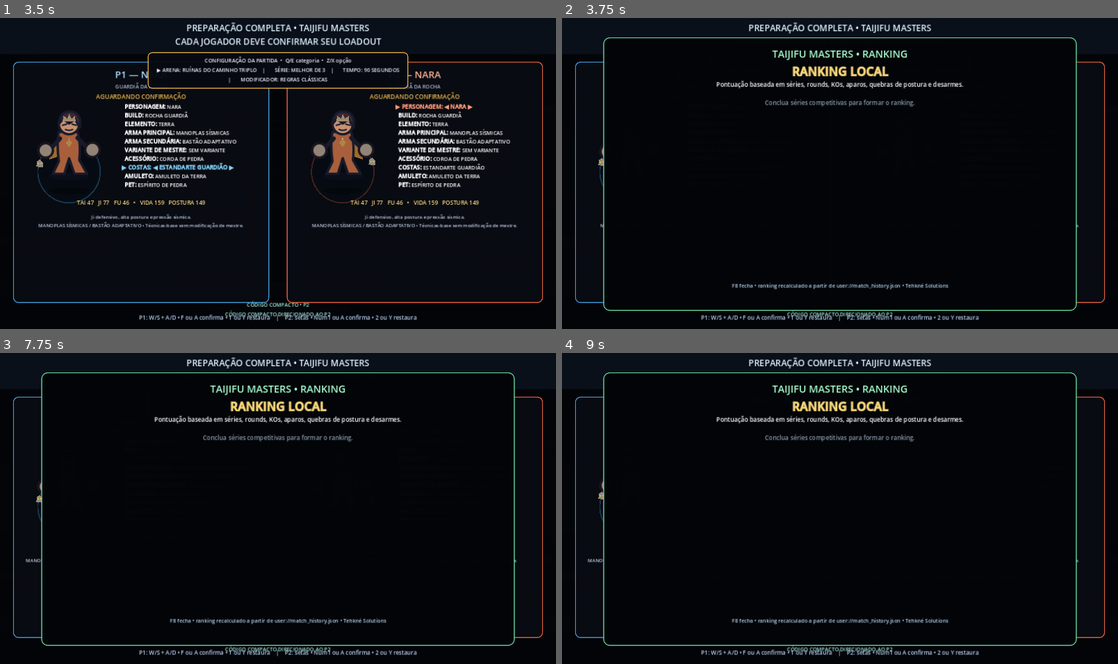
Above: before the commit, frames 1-4 (two rows, left to right).
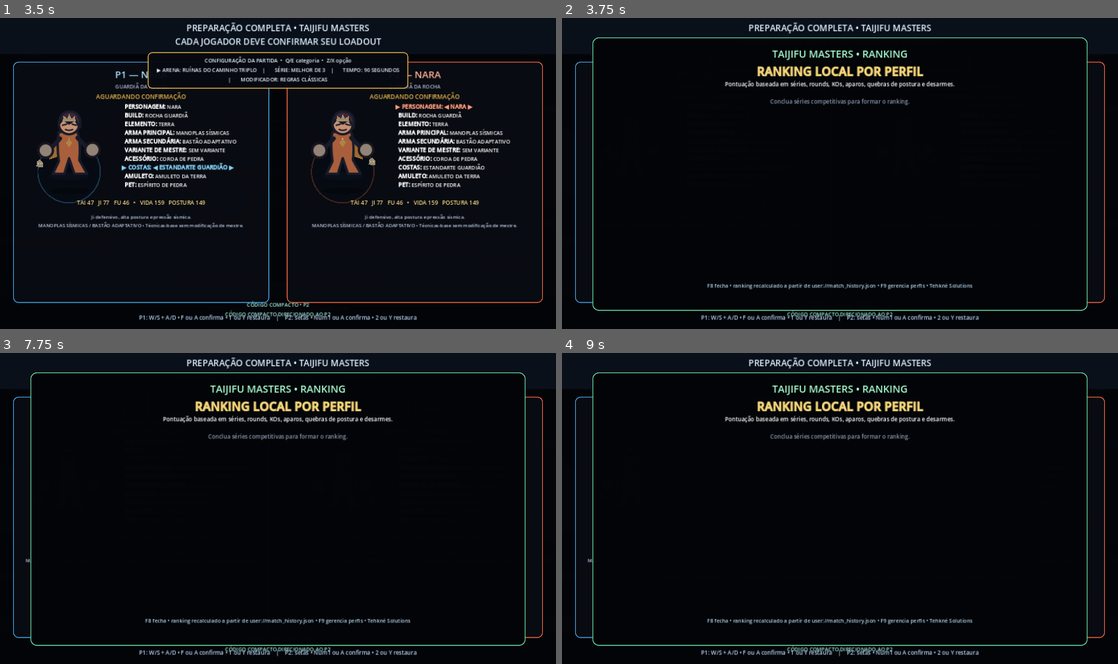
Above: after the commit, the same moments.

Repository: Tehkne-Solutions/taijifu-masters
Game: Godot game, scene res://scenes/main.tscn
Same seed, same stepped clock (60 frames per second), same inputs: the game is played once before the commit and once after it.
Inputs (mouse positions are in pixels of both pictures, inside the frame that each line leads up to):
- Up to frame 1 (3.5 s): tap Enter (history_replay) at 0.5 s; move the mouse to (400, 157) at 0.52 s; hold D (p1_right) 0.53-2.03 s; tap K (clear_variant_comparison) at 0.6 s; click (400, 157) at 0.67 s; tap W (p1_jump) at 0.77, 1.52, 3.02 s; move the mouse to (166, 189) at 1.27 s; tap F7 (cycle_bot_personality) at 1.35 s; move the mouse to (333, 105) at 2.02 s; hold A (p1_left) 2.03-2.78 s; tap ] (dojo_next_slot) at 2.1 s; move the mouse to (250, 235) at 2.77 s; hold D (p1_right) from 2.78 s (still down); tap [ (dojo_previous_slot) at 2.85 s; click (250, 235) at 2.92 s
- Up to frame 2 (3.75 s): keep holding D (p1_right); move the mouse to (1006, 220) at 3.52 s; tap F8 (dojo_toggle) at 3.6 s
- Up to frame 3 (7.75 s): tap W (p1_jump) at 3.77, 4.52, 6.02, 6.77, 7.52 s; tap Backspace (history_reset_filters) at 4.25 s; move the mouse to (111, 461) at 4.27 s; release D (p1_right) at 4.28 s; hold A (p1_left) 4.28-5.03 s; tap L (dojo_toggle_loop) at 4.35 s; move the mouse to (305, 508) at 5.02 s; hold D (p1_right) 5.03-5.78 s; tap B (history_favorite) at 5.1 s; click (305, 508) at 5.17 s; tap Delete (preset_delete) at 5.75 s; move the mouse to (194, 430) at 5.77 s; hold A (p1_left) 5.78-7.28 s; tap Tab (history_next_filter) at 5.85 s; tap N (preset_rename) at 6.5 s; move the mouse to (400, 492) at 6.52 s; tap Page Down (history_next_record) at 6.6 s; move the mouse to (166, 524) at 7.27 s; hold D (p1_right) from 7.28 s (still down); tap Y (history_next_value) at 7.35 s; click (166, 524) at 7.42 s
- Up to frame 4 (9 s): keep holding D (p1_right); tap F2 (preset_toggle) at 8 s; move the mouse to (895, 440) at 8.02 s; tap Page Up (history_prev_record) at 8.1 s; move the mouse to (812, 570) at 8.77 s; tap H (history_prev_value) at 8.85 s

Frame 1 is identical in both runs. In frame 2, 2.9% of the frame differs, in the area x 5-95%, y 6-95%; in frame 3, 2.9%; in frame 4, 2.9%.

Commit message:
feat(ranking): classificar por perfil de jogador

Diff:
--- a/scripts/runtime/local_ranking_runtime.gd
+++ b/scripts/runtime/local_ranking_runtime.gd
@@ -49,8 +49,14 @@
 				continue
 			var player: Dictionary = players[index]
 			var character_id := StringName(player.get("character_id", &"unknown"))
-			var entry: Dictionary = table.get(character_id, _empty_entry(character_id, player))
+			var profile_id := String(player.get("profile_id", ""))
+			if profile_id == "":
+				profile_id = "legacy_%s" % String(character_id)
+			var entry: Dictionary = table.get(profile_id, _empty_entry(profile_id, player))
 			entry["series"] = int(entry.get("series", 0)) + 1
+			var character_counts: Dictionary = entry.get("character_counts", {})
+			character_counts[String(character_id)] = int(character_counts.get(String(character_id), 0)) + 1
+			entry["character_counts"] = character_counts
 			if winner_index == index + 1:
 				entry["wins"] = int(entry.get("wins", 0)) + 1
 			else:
@@ -70,7 +76,7 @@
 				entry["parries"] = int(entry.get("parries", 0)) + int(player_totals.get("parries", 0))
 				entry["posture_breaks"] = int(entry.get("posture_breaks", 0)) + int(player_totals.get("posture_breaks", 0))
 				entry["disarms"] = int(entry.get("disarms", 0)) + int(player_totals.get("disarms", 0))
-			table[character_id] = entry
+			table[profile_id] = entry
 	var result: Array[Dictionary] = []
 	for value in table.values():
 		if value is Dictionary:
@@ -78,6 +84,7 @@
 			var series := maxi(1, int(entry.get("series", 0)))
 			entry["win_rate"] = float(entry.get("wins", 0)) / float(series)
 			entry["rating"] = _rating(entry)
+			entry["main_character_id"] = _main_character(entry.get("character_counts", {}) as Dictionary)
 			result.append(entry)
 	result.sort_custom(func(a: Dictionary, b: Dictionary) -> bool:
 		var rating_a := float(a.get("rating", 0.0))
@@ -93,22 +100,24 @@
 func build_report() -> String:
 	var entries := ranking_entries()
 	var lines: Array[String] = []
-	lines.append("[center][color=#f4d477][font_size=27][b]RANKING LOCAL[/b][/font_size][/color][/center]")
+	lines.append("[center][color=#f4d477][font_size=27][b]RANKING LOCAL POR PERFIL[/b][/font_size][/color][/center]")
 	lines.append("[center]Pontuação baseada em séries, rounds, KOs, aparos, quebras de postura e desarmes.[/center]\n")
 	if entries.is_empty():
 		lines.append("[center][color=#8b99ad]Conclua séries competitivas para formar o ranking.[/color][/center]")
 		return "\n".join(lines)
-	lines.append("[table=9][cell][b]#[/b][/cell][cell][b]LUTADOR[/b][/cell][cell][b]RATING[/b][/cell][cell][b]SÉRIES[/b][/cell][cell][b]V[/b][/cell][cell][b]%[/b][/cell][cell][b]ROUNDS[/b][/cell][cell][b]KO[/b][/cell][cell][b]TÉCNICA[/b][/cell]")
+	lines.append("[table=10][cell][b]#[/b][/cell][cell][b]PERFIL[/b][/cell][cell][b]PERSONAGEM[/b][/cell][cell][b]RATING[/b][/cell][cell][b]SÉRIES[/b][/cell][cell][b]V[/b][/cell][cell][b]%[/b][/cell][cell][b]ROUNDS[/b][/cell][cell][b]KO[/b][/cell][cell][b]TÉCNICA[/b][/cell]")
 	for entry in entries:
-		lines.append("[cell]%d[/cell][cell]%s[/cell][cell]%.0f[/cell][cell]%d[/cell][cell]%d[/cell][cell]%.0f%%[/cell][cell]%d/%d[/cell][cell]%d[/cell][cell]%dA • %dQP • %dD[/cell]" % [
-			int(entry.get("position", 0)), String(entry.get("character_name", "DESCONHECIDO")).to_upper(),
-			float(entry.get("rating", 1000.0)), int(entry.get("series", 0)), int(entry.get("wins", 0)),
-			float(entry.get("win_rate", 0.0)) * 100.0, int(entry.get("round_wins", 0)), int(entry.get("rounds", 0)),
-			int(entry.get("ko_wins", 0)), int(entry.get("parries", 0)), int(entry.get("posture_breaks", 0)), int(entry.get("disarms", 0))
+		var main_character := StringName(entry.get("main_character_id", &"unknown"))
+		lines.append("[cell]%d[/cell][cell]%s[/cell][cell]%s[/cell][cell]%.0f[/cell][cell]%d[/cell][cell]%d[/cell][cell]%.0f%%[/cell][cell]%d/%d[/cell][cell]%d[/cell][cell]%dA • %dQP • %dD[/cell]" % [
+			int(entry.get("position", 0)), String(entry.get("profile_name", "JOGADOR")).to_upper(),
+			CharacterVisualCatalog.display_name(main_character).to_upper(), float(entry.get("rating", 1000.0)),
+			int(entry.get("series", 0)), int(entry.get("wins", 0)), float(entry.get("win_rate", 0.0)) * 100.0,
+			int(entry.get("round_wins", 0)), int(entry.get("rounds", 0)), int(entry.get("ko_wins", 0)),
+			int(entry.get("parries", 0)), int(entry.get("posture_breaks", 0)), int(entry.get("disarms", 0))
 		])
 	lines.append("[/table]\n")
 	var leader: Dictionary = entries[0]
-	lines.append("[center][color=#70e0a0][b]LÍDER ATUAL: %s • %.0f pontos[/b][/color][/center]" % [String(leader.get("character_name", "")).to_upper(), float(leader.get("rating", 0.0))])
+	lines.append("[center][color=#70e0a0][b]LÍDER ATUAL: %s • %.0f pontos[/b][/color][/center]" % [String(leader.get("profile_name", "")).to_upper(), float(leader.get("rating", 0.0))])
 	return "\n".join(lines)
 
 func _rating(entry: Dictionary) -> float:
@@ -126,10 +135,10 @@
 		+ int(entry.get("posture_breaks", 0)) * 1.8 \
 		+ int(entry.get("disarms", 0)) * 2.5
 
-func _empty_entry(character_id: StringName, player: Dictionary) -> Dictionary:
+func _empty_entry(profile_id: String, player: Dictionary) -> Dictionary:
 	return {
-		"character_id": character_id,
-		"character_name": String(player.get("character_name", CharacterVisualCatalog.display_name(character_id))),
+		"profile_id": profile_id,
+		"profile_name": String(player.get("profile_name", player.get("character_name", "JOGADOR"))),
 		"series": 0,
 		"wins": 0,
 		"losses": 0,
@@ -139,8 +148,19 @@
 		"damage": 0.0,
 		"parries": 0,
 		"posture_breaks": 0,
-		"disarms": 0
+		"disarms": 0,
+		"character_counts": {}
 	}
+
+func _main_character(counts: Dictionary) -> StringName:
+	var selected := &"unknown"
+	var best := -1
+	for key in counts.keys():
+		var count := int(counts[key])
+		if count > best:
+			best = count
+			selected = StringName(key)
+	return selected
 
 func _build_interface() -> void:
 	_canvas = CanvasLayer.new()
@@ -148,9 +168,9 @@
 	_canvas.process_mode = Node.PROCESS_MODE_ALWAYS
 	add_child(_canvas)
 	_panel = PanelContainer.new()
-	_panel.offset_left = 95.0
+	_panel.offset_left = 70.0
 	_panel.offset_top = 48.0
-	_panel.offset_right = 1185.0
+	_panel.offset_right = 1210.0
 	_panel.offset_bottom = 678.0
 	var style := StyleBoxFlat.new()
 	style.bg_color = Color(0.010, 0.017, 0.030, 0.992)
@@ -177,13 +197,13 @@
 	_title.add_theme_color_override("font_color", Color(0.66, 1.0, 0.82))
 	column.add_child(_title)
 	_report = RichTextLabel.new()
-	_report.custom_minimum_size = Vector2(1020.0, 500.0)
+	_report.custom_minimum_size = Vector2(1070.0, 500.0)
 	_report.bbcode_enabled = true
 	_report.scroll_active = true
-	_report.add_theme_font_size_override("normal_font_size", 14)
+	_report.add_theme_font_size_override("normal_font_size", 13)
 	column.add_child(_report)
 	_footer = Label.new()
-	_footer.text = "F8 fecha • ranking recalculado a partir de user://match_history.json • Tehkné Solutions"
+	_footer.text = "F8 fecha • ranking recalculado a partir de user://match_history.json • F9 gerencia perfis • Tehkné Solutions"
 	_footer.horizontal_alignment = HORIZONTAL_ALIGNMENT_CENTER
 	_footer.add_theme_font_size_override("font_size", 12)
 	_footer.add_theme_color_override("font_color", Color(0.70, 0.82, 0.92))
